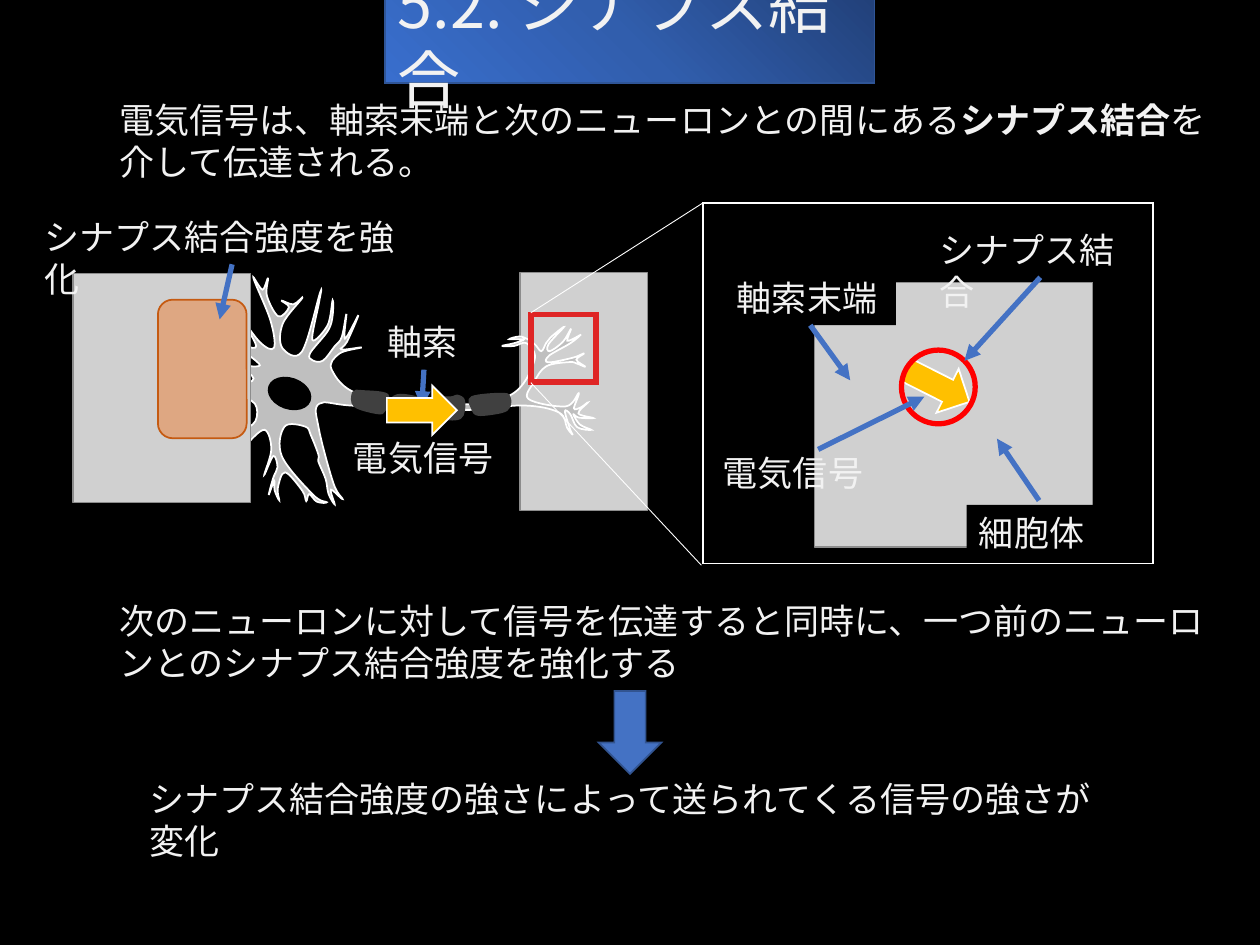
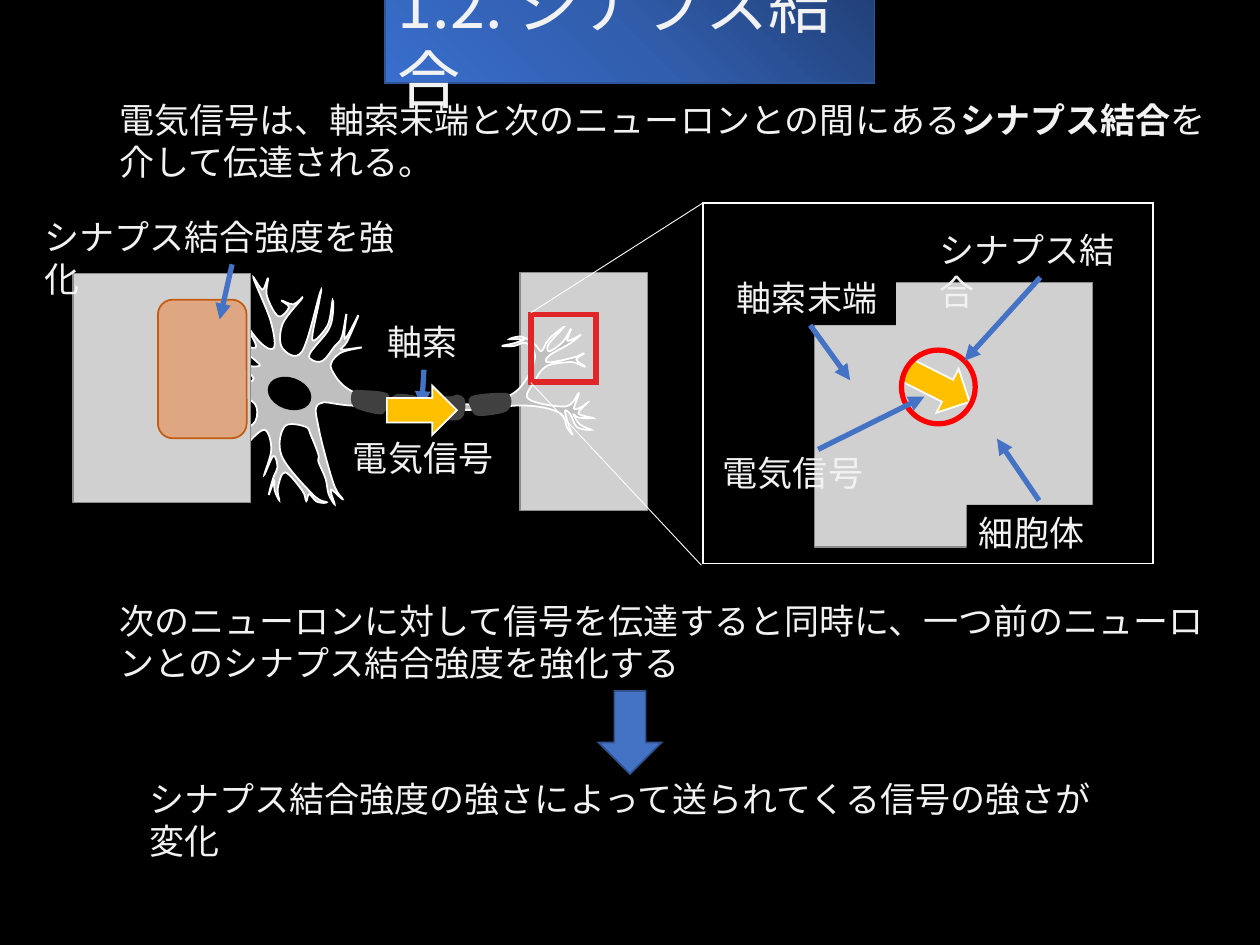
Before and after one commit to rurusasu/Diary, a slide deck: slide 3 of パーセプトロンについて.pptx. Drawn at 1260x945 pixels with LibreOffice and Linux fonts; fonts in the diff are those of the drawing; grey boxes stand for pictures. Boxes give left, top, right and bottom in pixels: in the first picture for what was removed or moved away, otherwise in the second. Text is boxed around its words. In the diff, an @@ line names an element or a change of style, - is before the commit and + after.

```diff
--- a/パーセプトロンについて.pptx
+++ b/パーセプトロンについて.pptx
@@ text in rectangle at (398,0,832,119): text changed @@
-5.2. シナプス結合
+1.2. シナプス結合
```
Also in this commit, not shown: 5 other slides changed, 5 slides added, 37 other files.
